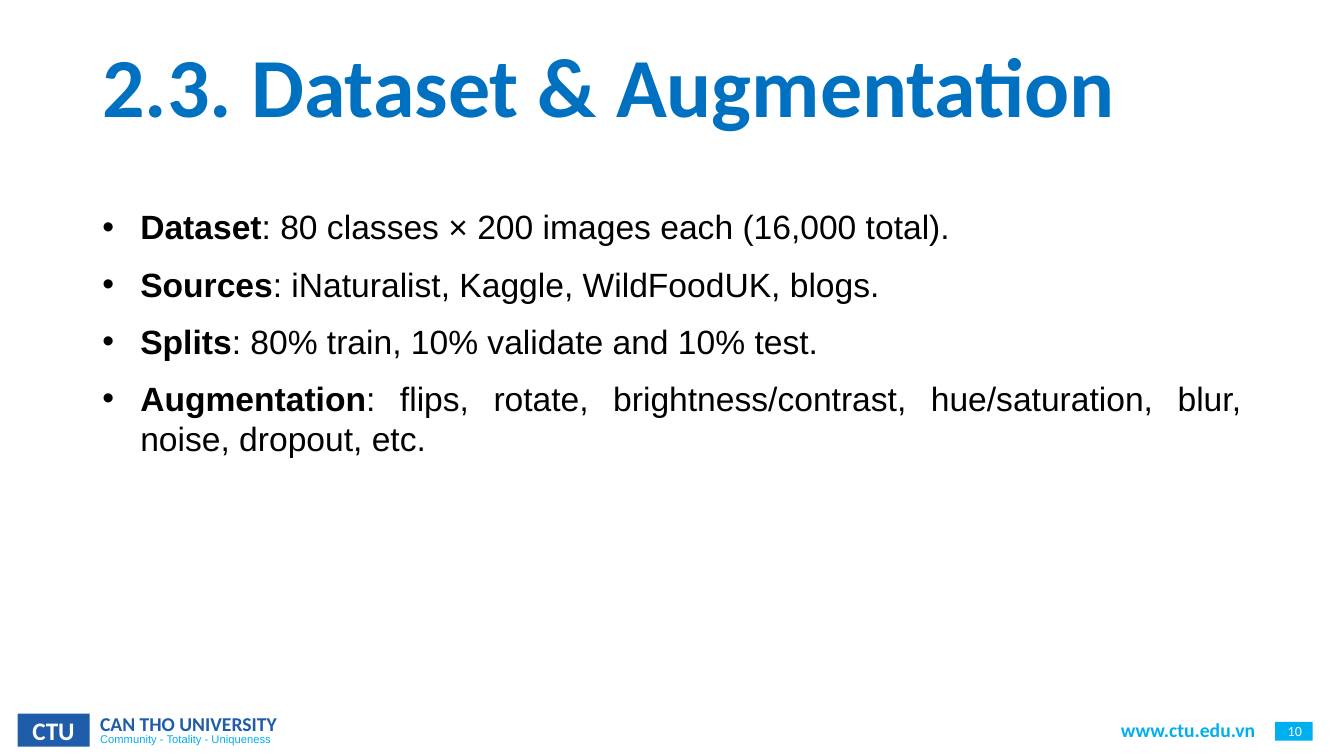
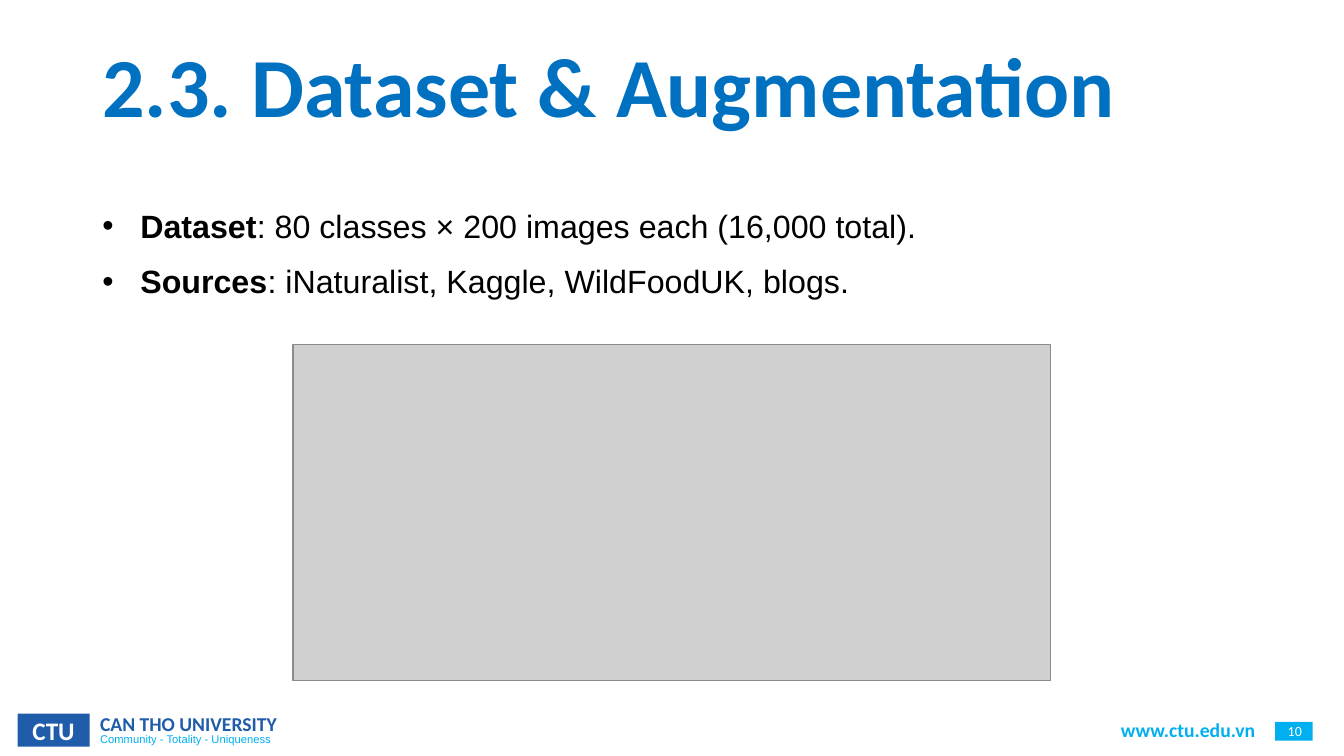
Before and after one commit to CommonHouseCat/fungiscan-mushroom-identifier, a slide deck: slide 10 of Báo cáo/GraduationThesis.pptx. Drawn at 1344x756 pixels with LibreOffice and Linux fonts; fonts in the diff are those of the drawing; grey boxes stand for pictures; background and template pictures are left out. Boxes give left, top, right and bottom in pixels: in the first picture for what was removed or moved away, otherwise in the second. Text is boxed around its words. In the diff, an @@ line names an element or a change of style, - is before the commit and + after.

Commit message:
feat: image bug fix and ppt update

```diff
--- a/Báo cáo/GraduationThesis.pptx
+++ b/Báo cáo/GraduationThesis.pptx
@@ text "Dataset: 80 classes × 200 ..." at <box>140,214,916,300</box>: size 24 to 23 pt @@
@@ text at <box>140,329,1241,458</box>: paragraphs removed @@
-• Splits: 80% train, 10% validate and 10% test.
-• Augmentation: flips, rotate, brightness/contrast, hue/saturation, blur, noise, dropout, etc.
@@ picture added at <box>293,345,1052,682</box> @@
```
Also in this commit, not shown: 1 other slide changed, 2 slides added, 1 other file.
